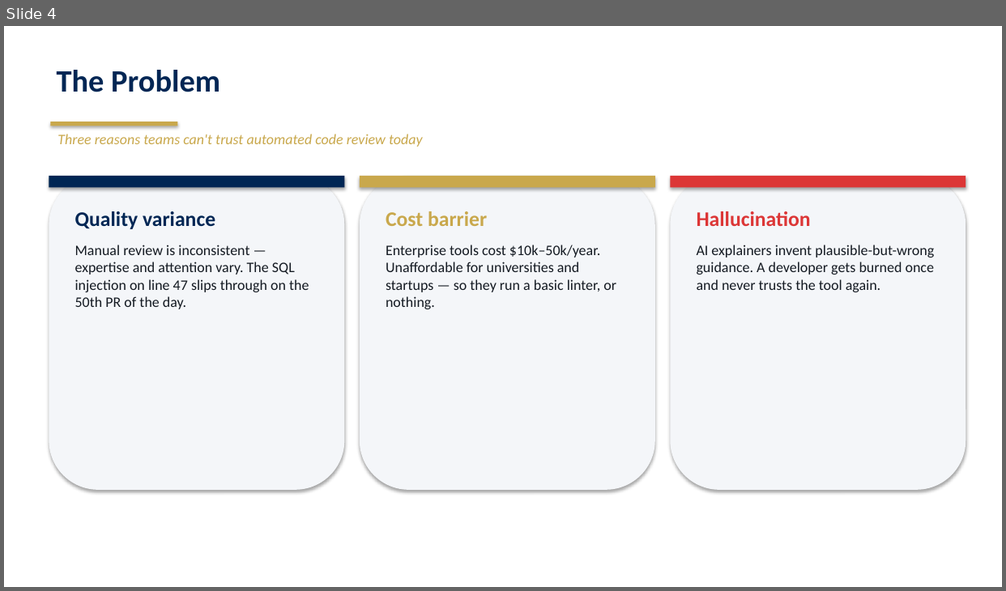
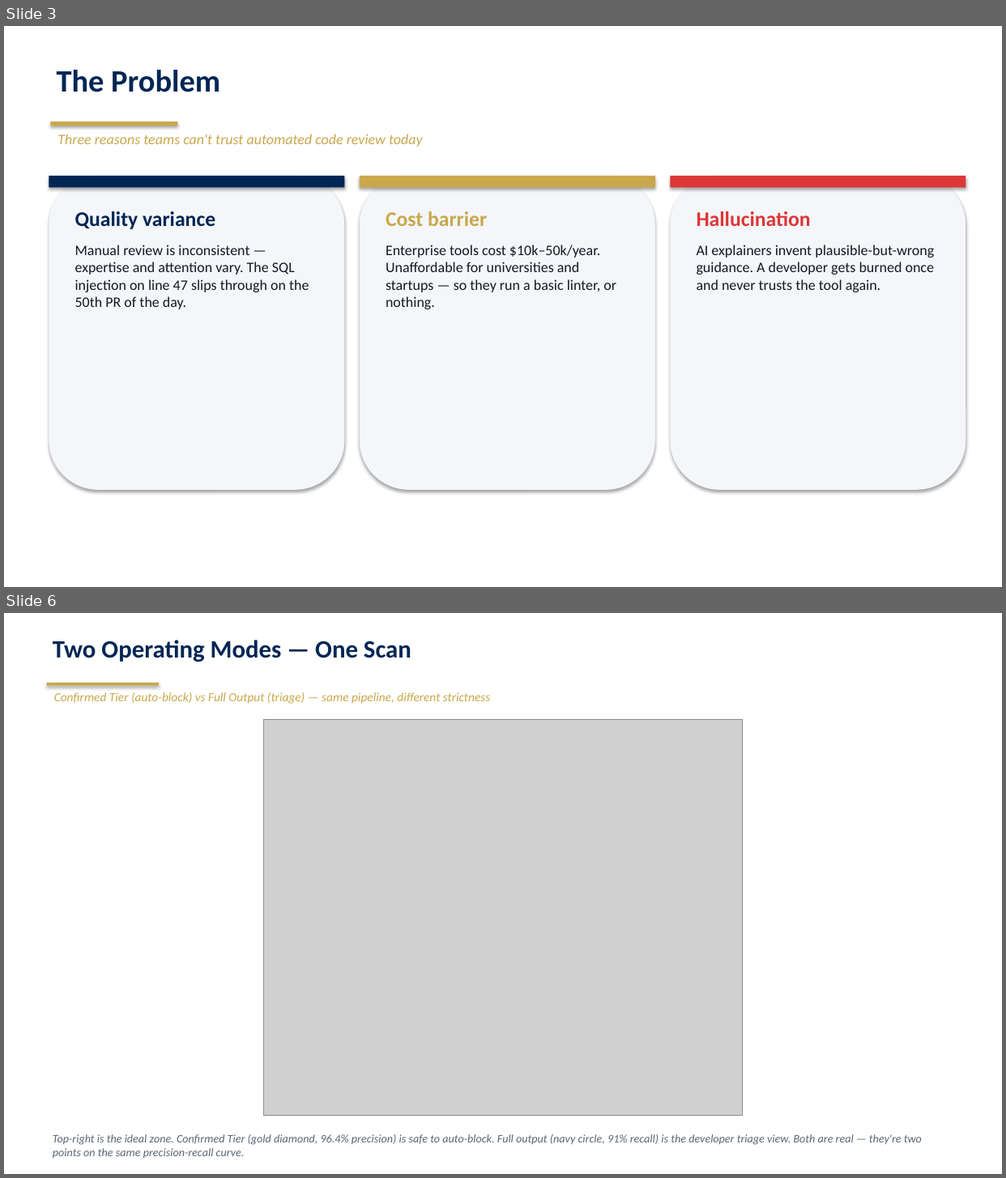
Before and after one commit to starredjaco/ACR-QA, a slide deck: docs/ACR-QA_Defense.odp. Shown one above the other, each under a label of ours: slide 4 before the commit, slides 3 and 6 after it; the slides between them are not shown. The pictures are 1006x591 and 1006x1178 pixels, drawn with LibreOffice and Linux fonts; fonts in the diff are those of the drawing; grey boxes stand for pictures. Boxes give left, top, right and bottom in pixels: in the first picture for what was removed or moved away, otherwise in the second. Text is boxed around its words. In the diff, an @@ line names an element or a change of style, - is before the commit and + after.

```diff
--- a/docs/ACR-QA_Defense.odp
+++ b/docs/ACR-QA_Defense.odp
@@ slide 6 added at box(4, 613, 1002, 1174), background #FFFFFF @@
@@ text added at box(53, 640, 411, 662), 24 pt, text #002654, bold @@
+Two Operating Modes — One Scan
@@ rectangle added at box(47, 683, 159, 686), fill #C9A84C @@
@@ text added at box(54, 692, 491, 704), 12 pt, text #C9A84C, italic @@
+Confirmed Tier (auto-block) vs Full Output (triage) — same pipeline, different strictness
@@ picture added at box(264, 719, 743, 1116) @@
@@ text added at box(53, 1135, 922, 1159), 11 pt, text #5B6672, italic @@
+Top-right is the ideal zone. Confirmed Tier (gold diamond, 96.4% precision) is safe to auto-block. Full output (navy circle, 91% recall) is the developer triage view. Both are real — they're two points on the same precision-recall curve.
@@ what was slide 4 is now slide 3 @@
```
Also in this commit, not shown: 7 slides changed, 5 other slides added, 8 slides removed, 3 other files.
